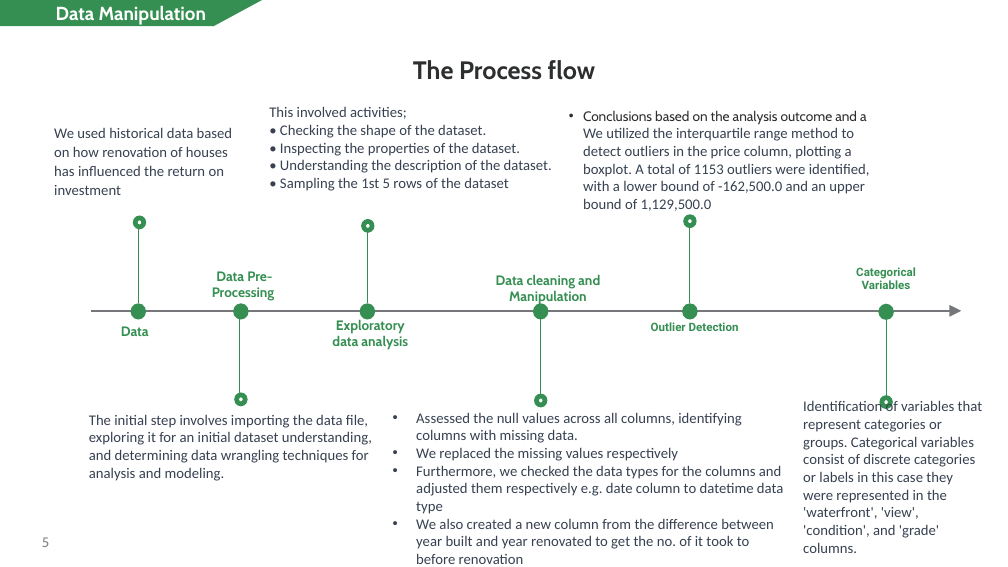
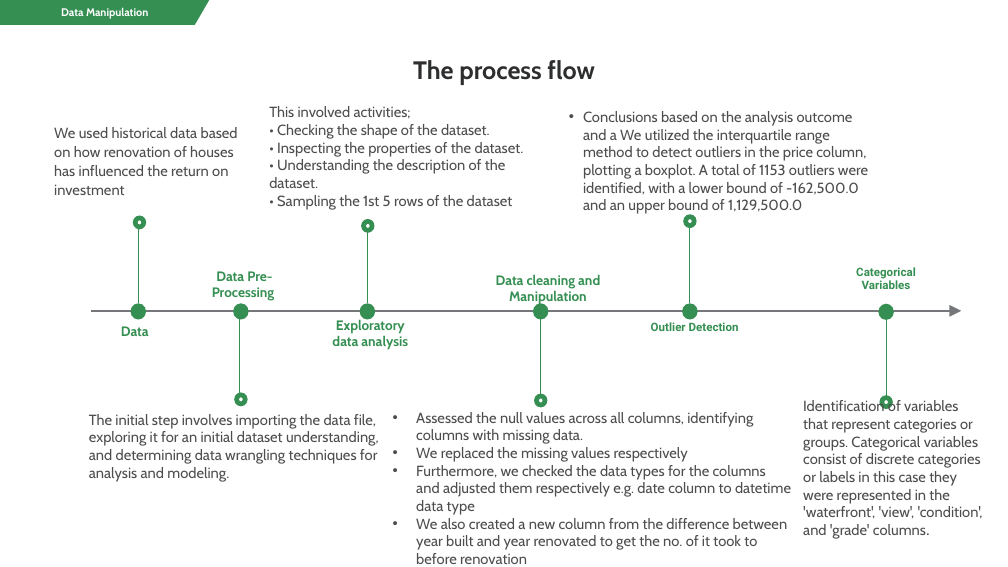
Before and after one commit to CarolineNjorog3/Transforming-homes-elevating-values, a slide deck: slide 5 of Non_Technical Presentation.pptx. Drawn at 1008x567 pixels with LibreOffice and Linux fonts; fonts in the diff are those of the drawing. Boxes give left, top, right and bottom in pixels: in the first picture for what was removed or moved away, otherwise in the second. Text is boxed around its words. In the diff, an @@ line names an element or a change of style, - is before the commit and + after.

```diff
--- a/Non_Technical Presentation.pptx
+++ b/Non_Technical Presentation.pptx
@@ freeform shape "Data Manipulation": place and size @@
-freeform shape "Data Manipulation" at bbox=[0, 0, 262, 26]
+freeform shape "Data Manipulation" at bbox=[0, 0, 209, 25]
@@ freeform shape "Data Manipulation" at bbox=[0, 0, 209, 25]: size 18 to 10.5 pt @@
@@ text at bbox=[413, 60, 594, 85]: text changed @@
-The Process flow
+The process flow
@@ text "Conclusions based on the analysis ..." at bbox=[583, 111, 868, 215]: size 13 to 14 pt, text colour #2D2E2F to #4D4D4D in "Conclusions based on the analysis outcome and ..."; font Calibri to Cabin, text colour #374151 to #4D4D4D in "We utilized the interquartile range method to ..." @@
@@ font Calibri to Cabin, text colour #374151 to #4D4D4D in 5 elements at bbox=[269, 106, 524, 210], bbox=[416, 412, 791, 564], bbox=[54, 127, 238, 195], bbox=[803, 399, 983, 539], bbox=[89, 414, 379, 482] @@
@@ page number removed at bbox=[42, 537, 49, 547] @@
-5
```
Also in this commit, not shown: 5 other slides changed, 8 slides added, 7 slides removed, 1 other file.
